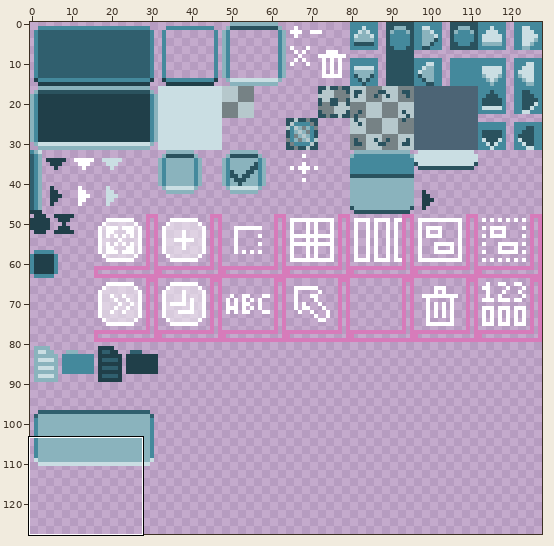
Edited in one commit: sprite sheet (Quadtastic/res/style.png). The first picture is a wide view before the edit; the outline marks the close-up.
Close-up. Old version:
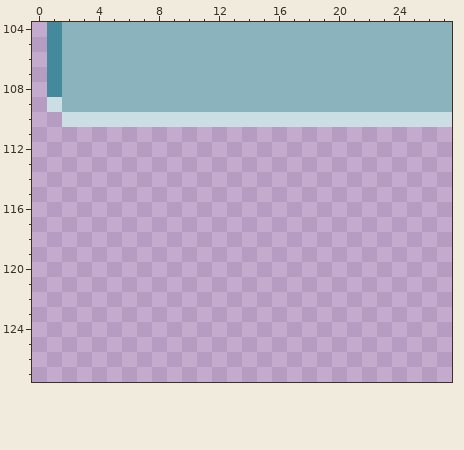
The file is 128x128 pixels. Shown: x 0..27, y 104..127.
The result:
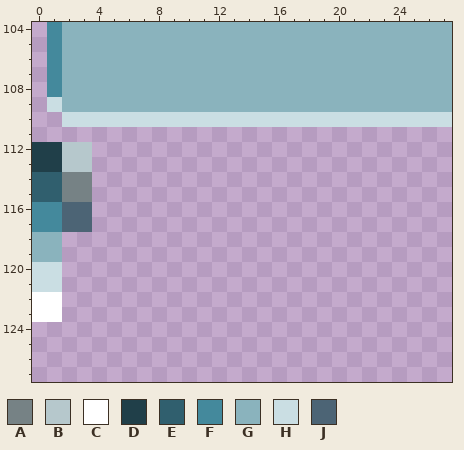
Palette (. is transparent): A #768285  B #b6c8cc  C #ffffff  D #203f49  E #305f6e  F #44899c  G #8ab3bd  H #cadee3  J #4c6475
Difference:
{"y":112,"x":0,"old":"....","new":"DDBB"}
{"y":113,"x":0,"old":"....","new":"DDBB"}
{"y":114,"x":0,"old":"....","new":"EEAA"}
{"y":115,"x":0,"old":"....","new":"EEAA"}
{"y":116,"x":0,"old":"....","new":"FFJJ"}
{"y":117,"x":0,"old":"....","new":"FFJJ"}
{"y":118,"x":0,"old":"..","new":"GG"}
{"y":119,"x":0,"old":"..","new":"GG"}
{"y":120,"x":0,"old":"..","new":"HH"}
{"y":121,"x":0,"old":"..","new":"HH"}
{"y":122,"x":0,"old":"..","new":"CC"}
{"y":123,"x":0,"old":"..","new":"CC"}
{"label":"added","picture_box":[32,142,92,322]}
